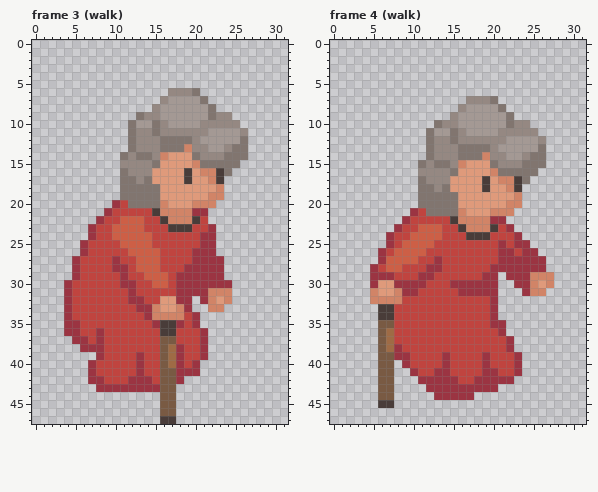
Two versions of one pixel-art file, Assets/grandma.aseprite. Above, as it was before the edit.
32x48 pixels, 5 frames. Shown: frame 3 (walk), frame 4 (walk). The commit also changed other frames, which this record leaves out.
After:
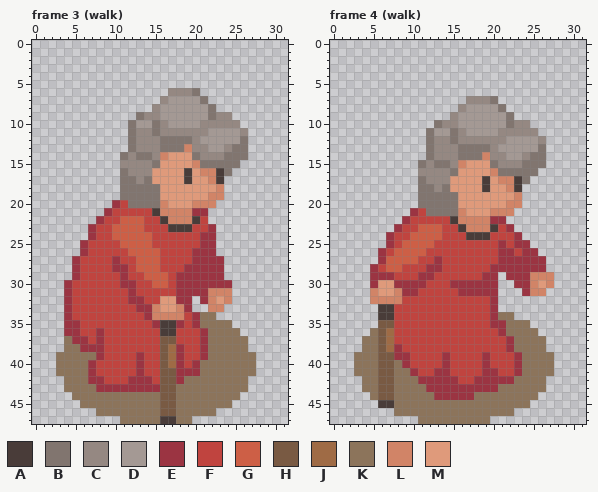
Palette (. is transparent): A #493c39  B #81756f  C #958882  D #a49994  E #9b3442  F #c0443f  G #cd5f46  H #795a43  J #9f6b45  K #8c745b  L #d18467  M #df9a7b
The edit:
layer "Layer 3" added
Frame 3 (walk), layer "Layer 3":
Colour K is added in row 34 at x 21 to 22; in row 35 at x 21 to 24; in row 36 at x 22 to 25; in row 37 at x 4 and 22 to 26; in row 38 at x 4 to 5 and 22 to 26; in row 39 at x 3 to 7 and 22 to 27.
Colour K is added in rows 40 to 41 at x 3 to 6 and 21 to 27; in row 42 at x 4 to 6 and 19 to 26; in row 43 at x 4 to 7 and 18 to 26; in row 44 at x 5 to 15 and 18 to 25; in row 45 at x 6 to 15 and 18 to 24; in row 46 at x 8 to 15 and 18 to 22.
Colour K is added in row 47 at x 11 to 15 and 18 to 19.
Frame 4 (walk), layer "Layer 3":
Colour K is added in row 34 at x 21 to 22; in row 35 at x 22 to 24; in row 36 at x 5 and 22 to 25; in rows 37 to 38 at x 4 to 5 and 23 to 26; in row 39 at x 3 to 5 and 24 to 27; in row 40 at x 3 to 5, 8 and 24 to 27.
Colour K is added in row 41 at x 3 to 5, 8 to 9 and 24 to 27; in row 42 at x 4 to 5, 8 to 10 and 23 to 26; in row 43 at x 4 to 5, 8 to 11 and 21 to 26; in row 44 at x 5, 8 to 12 and 18 to 25; in row 45 at x 8 to 24; in row 46 at x 8 to 22.
Colour K is added in row 47 at x 11 to 19.
Changed places in both pictures, as pixel boxes (x1, y1, x2, y2):
added: (56, 312, 256, 424)
added: (354, 312, 554, 424)
